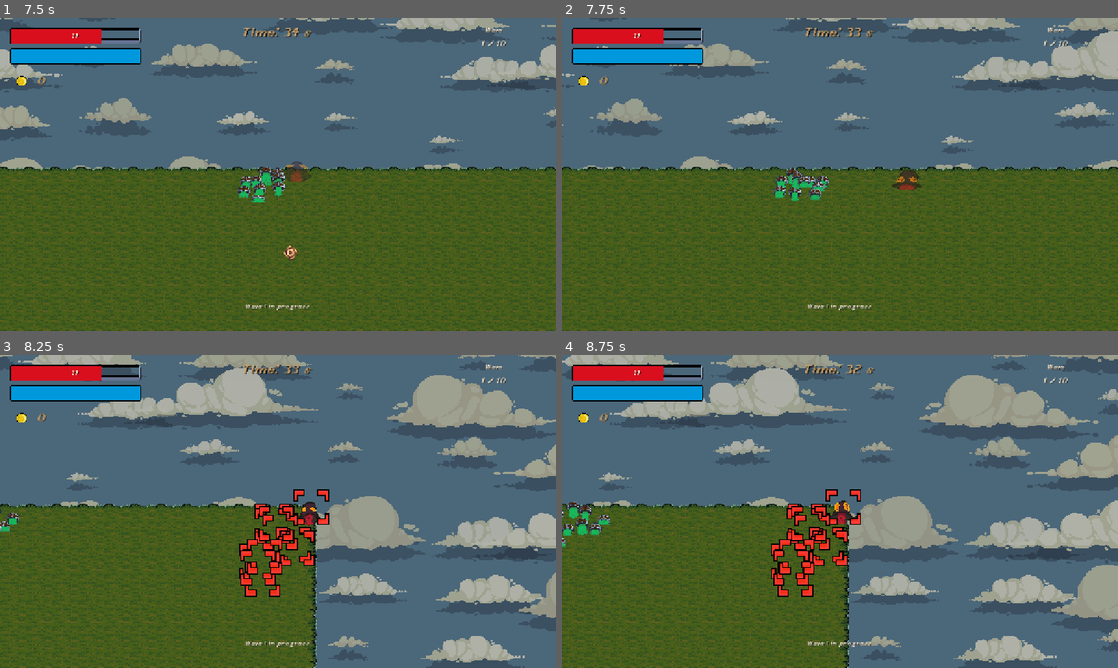
Above: before the commit, frames 1-4 (two rows, left to right).
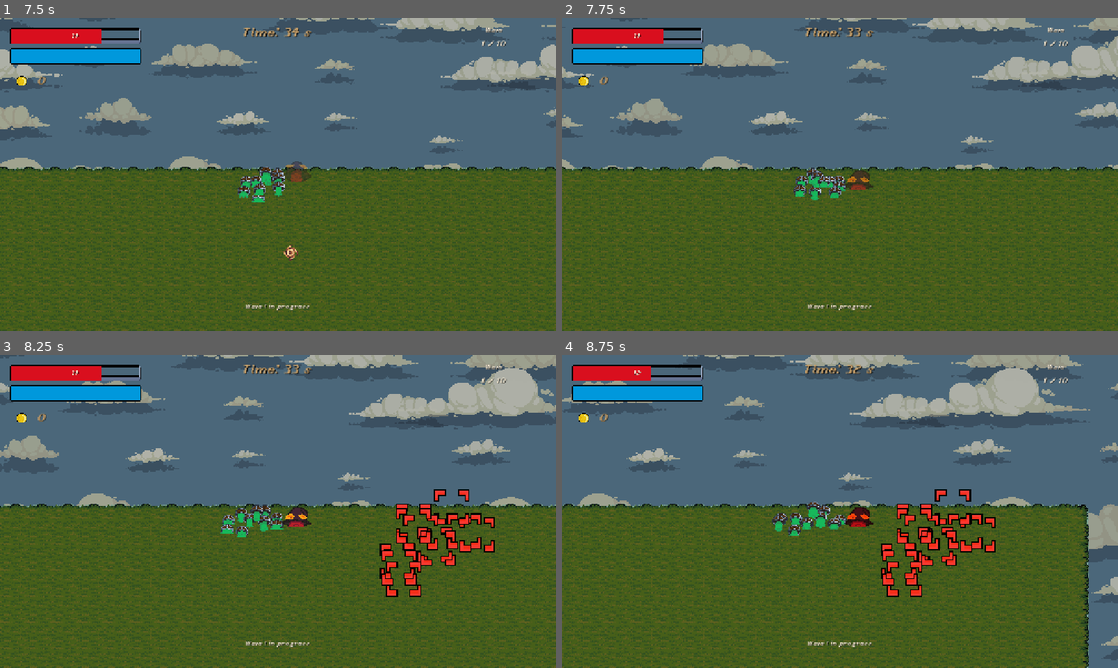
Above: after the commit, the same moments.

Repository: 4FCC/spinshot
Game: Godot game, scene res://Scenes/Main.tscn
The game is run twice, just before and just after one commit, with the same random seed, the same clock (stepped at 60 frames per second) and the same inputs.
Inputs (mouse positions are in pixels of both pictures, inside the frame that each line leads up to):
- Up to frame 1 (7.5 s): click (278, 177) at 0.5 s; tap Enter at 1.25 s; move the mouse to (250, 237) at 1.27 s; hold W (Arriba) 1.28-2.78 s; tap Space (dodge) at 1.35 s; move the mouse to (444, 221) at 2.02 s; tap N (end_wave) at 2.1 s; move the mouse to (111, 127) at 2.77 s; hold Right mouse button (shoot) 2.78-3.53 s; hold A (Izquierda) 2.78-4.28 s; move the mouse to (305, 174) at 3.52 s; click (305, 174) at 3.6 s; move the mouse to (194, 96) at 4.27 s; hold S (Abajo) 4.28-5.03 s; hold B (spawn_boss) 4.28-5.03 s; move the mouse to (400, 158) at 5.02 s; hold D (Derecha) 5.03-5.78 s; tap M (start_wave) at 5.1 s; move the mouse to (166, 190) at 5.77 s; hold W (Arriba) 5.78-6.53 s; tap 1 at 5.85 s; move the mouse to (333, 105) at 6.52 s; hold D (Derecha) from 6.53 s (still down); tap 2 at 6.6 s; move the mouse to (250, 237) at 7.27 s; tap 3 at 7.35 s
- Up to frame 2 (7.75 s): keep holding D (Derecha)
- Up to frame 3 (8.25 s): keep holding D (Derecha); move the mouse to (444, 558) at 8.02 s; tap 4 at 8.1 s
- Up to frame 4 (8.75 s): keep holding D (Derecha)

Frame 1 is identical in both runs. In frame 2, 14% of the frame differs, in the area x 0-100%, y 0-100%; in frame 3, 46%; in frame 4, 47%.

Commit message:
Remove friendly-fire knockback on the player
The knockback applied when the player's own SpinShot hit them was too
strong; removed it entirely (the hit sound and damage stay). Deleted the
apply_knockback call in spin_bullet and the now-unused knockback fields,
constant and method in billy.gd.

Co-Authored-By: Claude Opus 4.8 <noreply@anthropic.com>
Claude-Session: https://claude.ai/code/session_01EVFDgn2qQnY3SEDFH6Bwyc

Diff:
--- a/Scripts/billy.gd
+++ b/Scripts/billy.gd
@@ -73,9 +73,6 @@
 var is_invulnerable: bool = false
 var is_frozen: bool = false   # Congelado mientras la tienda está abierta
 
-# Empuje externo (fuego amigo del propio SpinShot). Se suma a la velocidad y decae.
-var _knockback: Vector2 = Vector2.ZERO
-const KNOCKBACK_FRICTION := 1500.0
 var _hurt_blink: Tween = null   # parpadeo de invulnerabilidad tras recibir daño
 
 # Dirección y giro acumulado del esquive (para la animación de girar)
@@ -310,15 +307,7 @@
 		last_direction = input_direction.normalized()
 	else:
 		velocity = velocity.move_toward(Vector2.ZERO, friction * delta)
-	# Empuje de fuego amigo: se añade a la velocidad y se desvanece poco a poco.
-	if _knockback.length() > 1.0:
-		velocity += _knockback
-		_knockback = _knockback.move_toward(Vector2.ZERO, KNOCKBACK_FRICTION * delta)
 	move_and_slide()
-
-func apply_knockback(v: Vector2) -> void:
-	"""Empuje externo puntual (lo usa la SpinShot del propio jugador al golpearlo)."""
-	_knockback += v
 
 # =============================================================================
 # ESTADO: ESQUIVE (GIRAR)
--- a/Scripts/spin_bullet.gd
+++ b/Scripts/spin_bullet.gd
@@ -47,7 +47,6 @@
 var _ignore_enemy: Node = null
 
 const EFFECT_SCENE := preload("res://Scenes/Effect.tscn")
-const FRIENDLY_KNOCKBACK := 360.0   # empuje al jugador por fuego amigo
 const BOUNCE_DAMAGE_FACTOR := 0.75  # las balas de rebote pegan un 25% menos
 
 
@@ -159,13 +158,7 @@
 		# Gracia inicial solo para el jugador (la bala nace sobre él al disparar).
 		if not _can_damage:
 			return
-		# Fuego amigo: empuje al jugador en dirección OPUESTA al impacto + sonido de
-		# golpe (el mismo que los enemigos). El empuje se aplica antes del daño para
-		# que se note aunque el golpe lo mate.
-		var kb := (body.global_position - global_position)
-		kb = kb.normalized() if kb.length() > 0.0 else Vector2.DOWN
-		if body.has_method("apply_knockback"):
-			body.apply_knockback(kb * FRIENDLY_KNOCKBACK)
+		# Fuego amigo: solo sonido de golpe (el mismo que los enemigos) + daño.
 		Audio.play("hit", 0.1, 35)
 		body.take_damage(damage)
 		queue_free()
